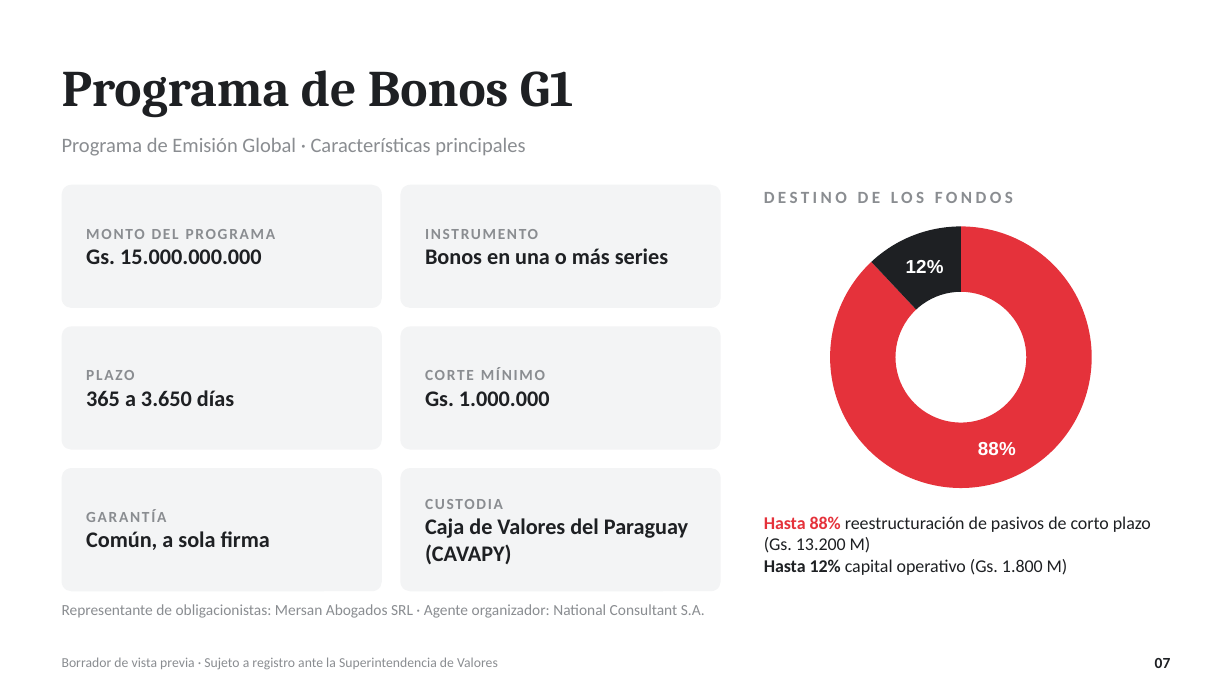
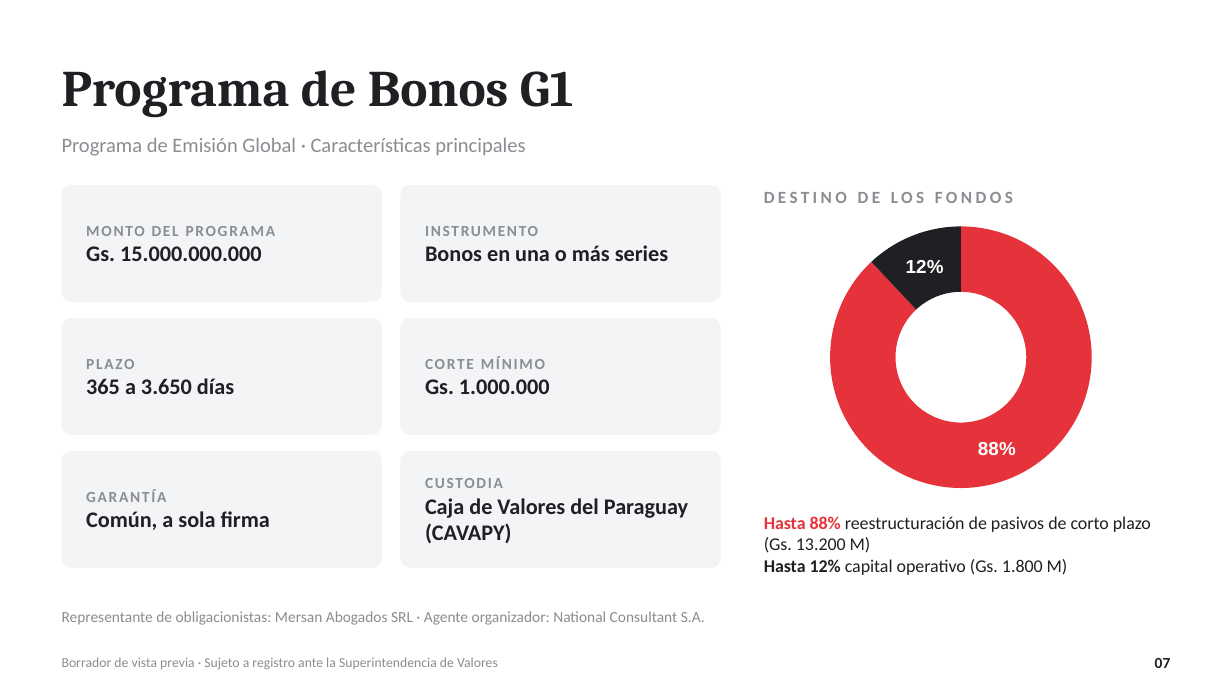
Before and after one commit to josecavalier94/n8n-render-deploy, a slide deck: slide 7 of Vista_Previa_Presentacion_Tavares.pptx. Drawn at 1232x693 pixels with LibreOffice and Linux fonts; fonts in the diff are those of the drawing. Boxes give left, top, right and bottom in pixels: in the first picture for what was removed or moved away, otherwise in the second. Text is boxed around its words. In the diff, an @@ line names an element or a change of style, - is before the commit and + after.

```diff
--- a/Vista_Previa_Presentacion_Tavares.pptx
+++ b/Vista_Previa_Presentacion_Tavares.pptx
@@ rounded rectangle: place and size @@
-rounded rectangle at <box>62,185,382,308</box>
+rounded rectangle at <box>62,185,382,302</box>
@@ rounded rectangle: place and size @@
-rounded rectangle at <box>400,185,721,308</box>
+rounded rectangle at <box>400,185,721,302</box>
@@ rounded rectangle: place and size @@
-rounded rectangle at <box>62,326,382,450</box>
+rounded rectangle at <box>62,318,382,435</box>
@@ text "PLAZO": place and size @@
-text "PLAZO" at <box>86,390,234,406</box>
+text "PLAZO" at <box>86,378,234,394</box>
@@ rounded rectangle: place and size @@
-rounded rectangle at <box>400,326,721,450</box>
+rounded rectangle at <box>400,318,721,435</box>
@@ text "CORTE MÍNIMO": place and size @@
-text "CORTE MÍNIMO" at <box>425,391,550,406</box>
+text "CORTE MÍNIMO" at <box>425,379,550,394</box>
@@ rounded rectangle: place and size @@
-rounded rectangle at <box>62,468,382,591</box>
+rounded rectangle at <box>62,451,382,568</box>
@@ text "GARANTÍA": place and size @@
-text "GARANTÍA" at <box>86,509,270,550</box>
+text "GARANTÍA" at <box>86,489,270,530</box>
@@ proportions changed in 6 elements at <box>62,185,382,302</box>, <box>400,185,721,302</box>, <box>62,318,382,435</box>, <box>400,318,721,435</box>, <box>62,451,382,568</box>, <box>400,451,721,568</box> @@
@@ rounded rectangle: place and size @@
-rounded rectangle at <box>400,468,721,591</box>
+rounded rectangle at <box>400,451,721,568</box>
@@ text "CUSTODIA": place and size @@
-text "CUSTODIA" at <box>425,518,688,564</box>
+text "CUSTODIA" at <box>425,498,688,543</box>
@@ text "Representante de obligacionistas: Mersan Abogados ...": place and size @@
-text "Representante de obligacionistas: Mersan Abogados ..." at <box>62,604,705,618</box>
+text "Representante de obligacionistas: Mersan Abogados ..." at <box>62,611,705,625</box>
```
Also in this commit, not shown: 4 other slides changed, 1 slide added, 1 slide removed.
